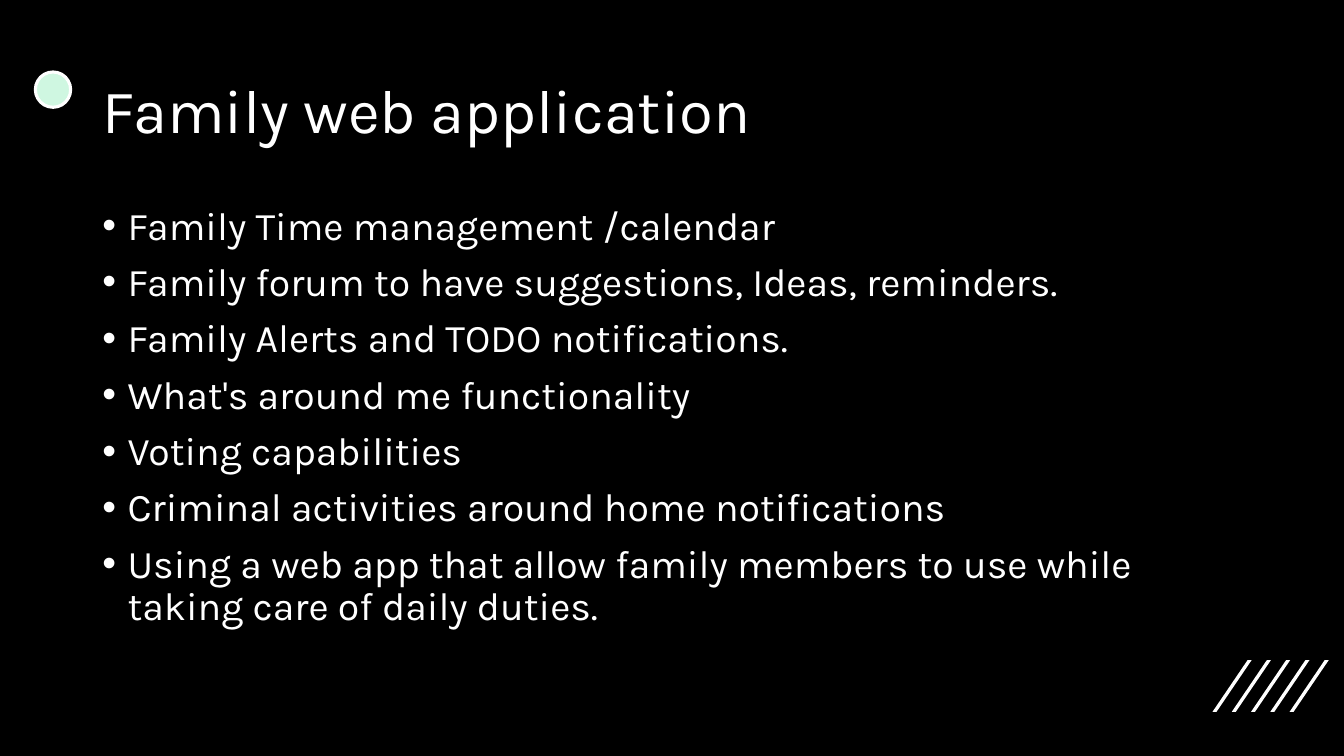
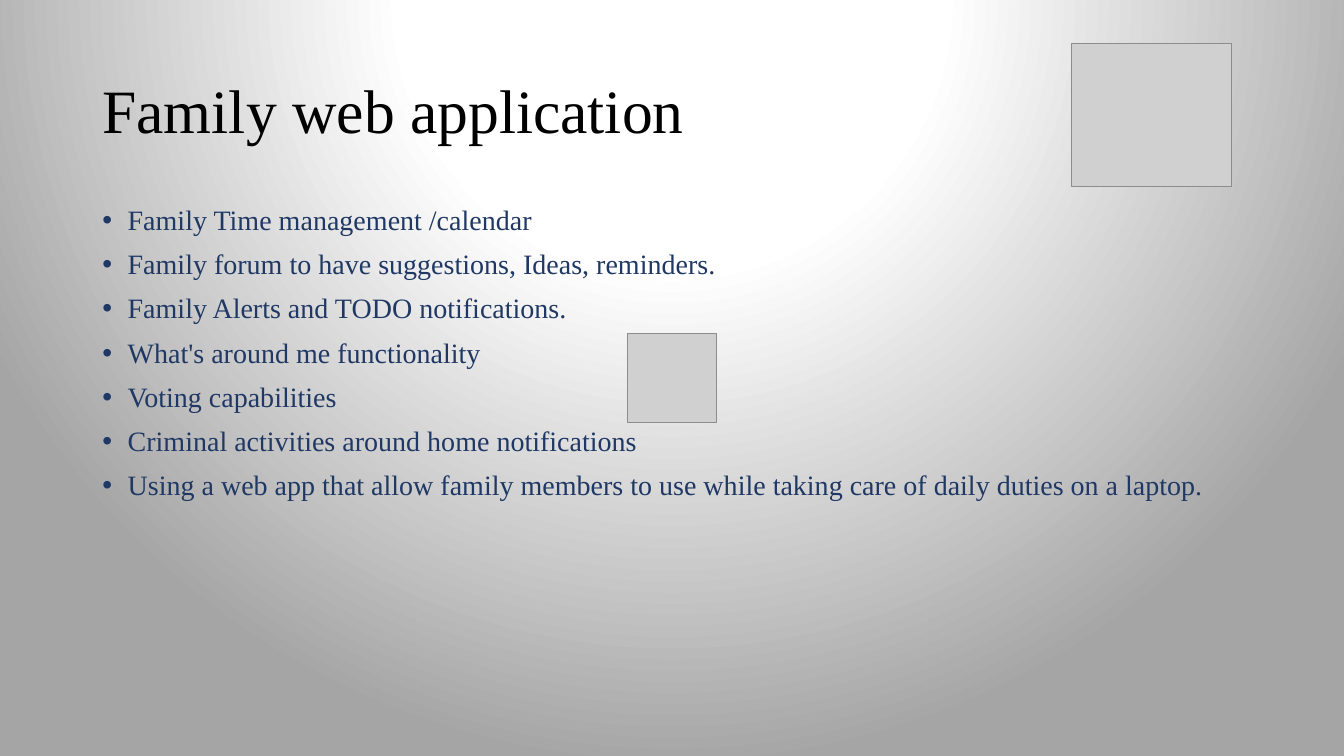
Before and after one commit to Khasaleh/family_app, a slide deck: slide 4 of Presentation1.pptx. Drawn at 1344x756 pixels with LibreOffice and Linux fonts; fonts in the diff are those of the drawing; grey boxes stand for pictures. Boxes give left, top, right and bottom in pixels: in the first picture for what was removed or moved away, otherwise in the second. Text is boxed around its words. In the diff, an @@ line names an element or a change of style, - is before the commit and + after.

```diff
--- a/Presentation1.pptx
+++ b/Presentation1.pptx
@@ background #000000 to gradient #FFFFFF to #A5A5A5 @@
@@ title "Family web application" at [102,90,683,144]: font Karla to Times New Roman, text colour #FFFFFF to #000000 @@
@@ picture added at [1072,43,1232,187] @@
@@ ellipse removed at [35,72,71,107] @@
@@ text at [128,210,715,452]: size 28 to 20 pt, font Karla to Times New Roman, text colour #FFFFFF to #203864 in "Family Time management /calendar", "Family forum to have suggestions, Ideas, reminders.", "Family Alerts and TODO notifications.", "What's around me functionality" and 2 more places @@
@@ picture added at [627,334,717,423] @@
@@ text at [128,475,1202,501]: text changed; size 28 to 20 pt; font Karla to Times New Roman; text colour #FFFFFF to #203864 @@
-• Using a web app that allow family members to use while taking care of daily duties.
+• Using a web app that allow family members to use while taking care of daily duties on a laptop.
@@ group removed at [1213,660,1329,712]: 5 freeform shapes @@
```
Also in this commit, not shown: 10 other slides changed, 1 slide added, 1 other file.
